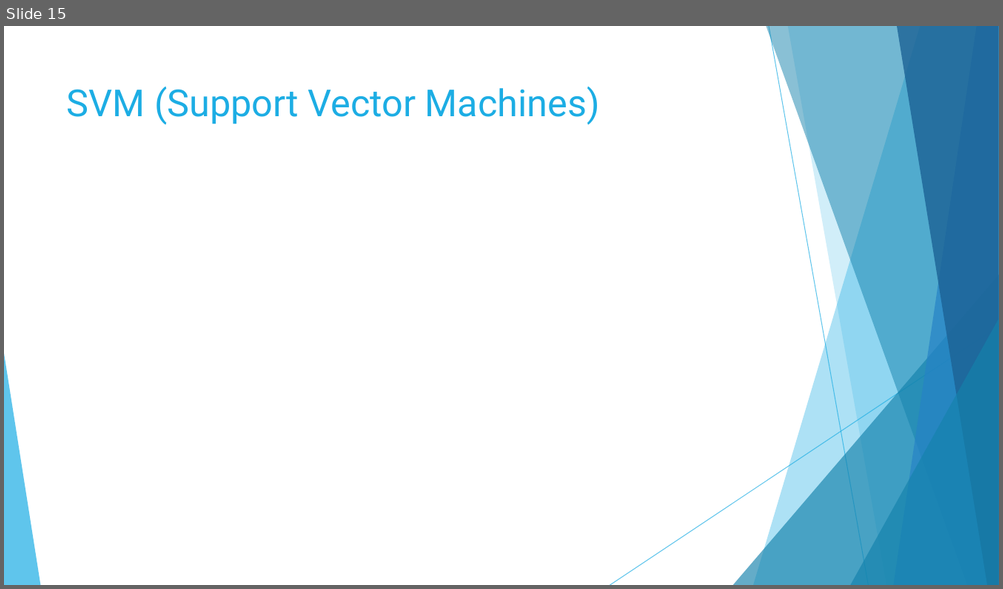
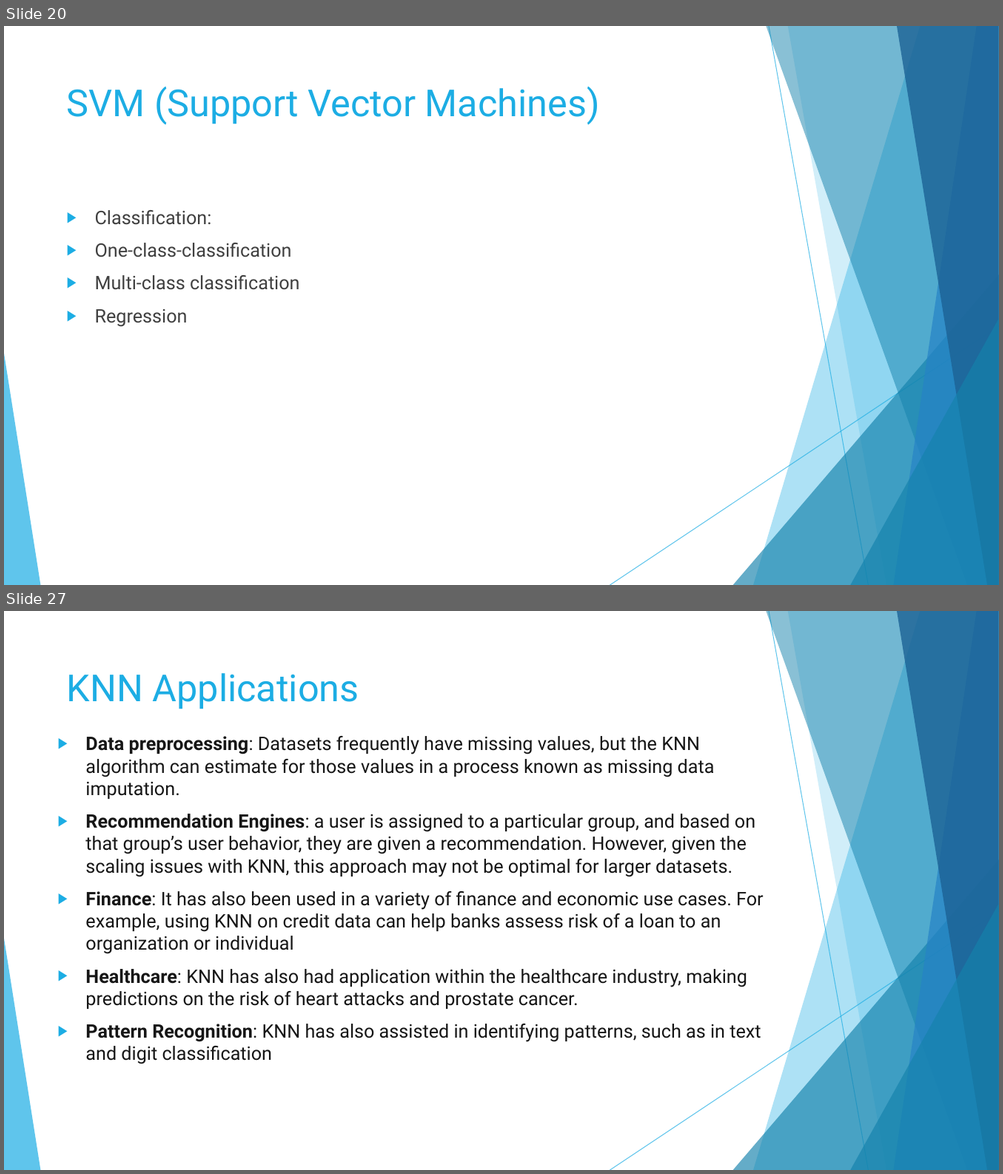
Before and after one commit to GabrielSantos33/Non-linear-regression, a slide deck: Non Linear regression.pptx. Shown one above the other, each under a label of ours: slide 15 before the commit, slides 20 and 27 after it; the slides between them are not shown. The pictures are 1003x589 and 1003x1174 pixels, drawn with LibreOffice and Linux fonts; fonts in the diff are those of the drawing. Boxes give left, top, right and bottom in pixels: in the first picture for what was removed or moved away, otherwise in the second. Text is boxed around its words. In the diff, an @@ line names an element or a change of style, - is before the commit and + after.

```diff
--- a/Non Linear regression.pptx
+++ b/Non Linear regression.pptx
@@ slide 27 added at (4, 611, 999, 1170), background #FFFFFF; not listed: 10 template elements that a slide beside it also shows @@
@@ title added at (67, 673, 359, 709), 36 pt, text #1CADE4 @@
+KNN Applications
@@ text added at (85, 736, 763, 1065), 18 pt, text #161616 @@
+▶ Data preprocessing: Datasets frequently have missing values, but the KNN algorithm can estimate for those values in a process known as missing data imputation.
+▶ Recommendation Engines: a user is assigned to a particular group, and based on that group’s user behavior, they are given a recommendation. However, given the scaling issues with KNN, this approach may not be optimal for larger datasets.
+▶ Finance: It has also been used in a variety of finance and economic use cases. For example, using KNN on credit data can help banks assess risk of a loan to an organization or individual
+▶ Healthcare: KNN has also had application within the healthcare industry, making predictions on the risk of heart attacks and prostate cancer.
+▶ Pattern Recognition: KNN has also assisted in identifying patterns, such as in text and digit classification
@@ what was slide 15 is now slide 20 @@
@@ slide 20 changed as well @@
@@ text added at (95, 210, 300, 327), 18 pt, text #404040 @@
+▶ Classification:
+▶ One-class-classification
+▶ Multi-class classification
+▶ Regression
```
Also in this commit, not shown: 6 other slides changed, 10 other slides added, 1 slide removed.
